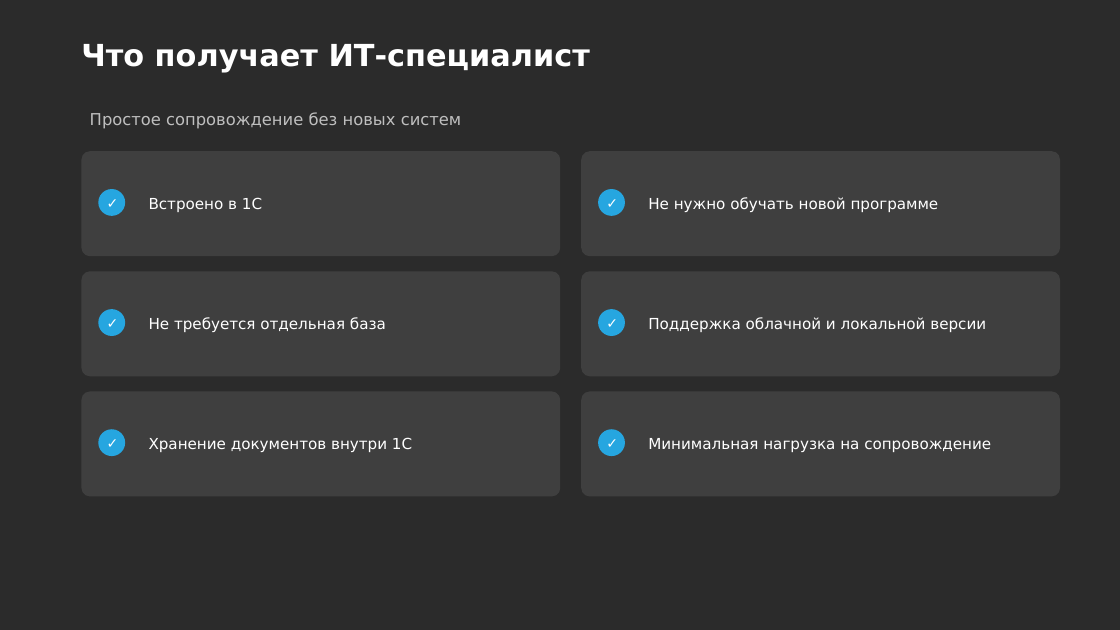
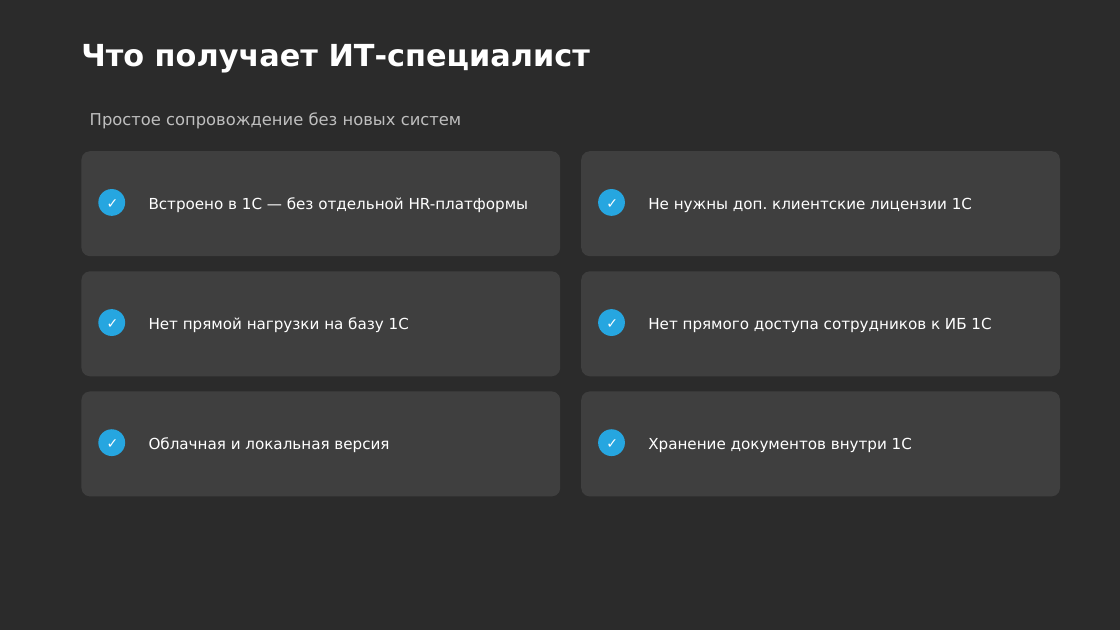
Before and after one commit to daaanilNikonov/for-lisa, a slide deck: slide 10 of presentation/1С_Кабинет_сотрудника_Преддемонстрация.pptx (slide 9 before the commit). Drawn at 1120x630 pixels with LibreOffice and Linux fonts; fonts in the diff are those of the drawing; background and template pictures are left out; a plain dark background stands for a picture behind light text. Boxes give left, top, right and bottom in pixels: in the first picture for what was removed or moved away, otherwise in the second. Text is boxed around its words. In the diff, an @@ line names an element or a change of style, - is before the commit and + after.

```diff
--- a/presentation/1С_Кабинет_сотрудника_Преддемонстрация.pptx
+++ b/presentation/1С_Кабинет_сотрудника_Преддемонстрация.pptx
@@ text at (149, 197, 529, 212): text changed @@
-Встроено в 1С
+Встроено в 1С — без отдельной HR-платформы
@@ text at (648, 197, 972, 212): text changed @@
-Не нужно обучать новой программе
+Не нужны доп. клиентские лицензии 1С
@@ text at (149, 317, 409, 332): text changed @@
-Не требуется отдельная база
+Нет прямой нагрузки на базу 1С
@@ text at (648, 317, 991, 332): text changed @@
-Поддержка облачной и локальной версии
+Нет прямого доступа сотрудников к ИБ 1С
@@ text at (149, 437, 389, 452): text changed @@
-Хранение документов внутри 1С
+Облачная и локальная версия
@@ text at (648, 437, 912, 452): text changed @@
-Минимальная нагрузка на сопровождение
+Хранение документов внутри 1С
```
Also in this commit, not shown: 3 other slides changed, 1 slide added, 4 other files.
